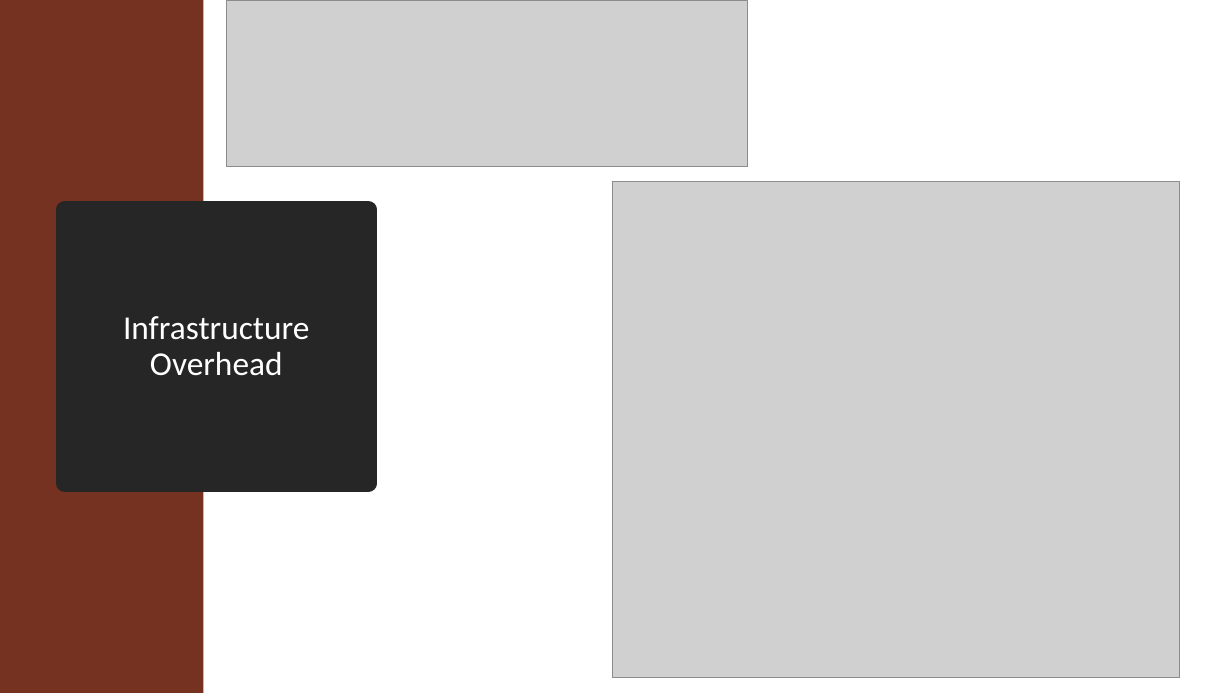
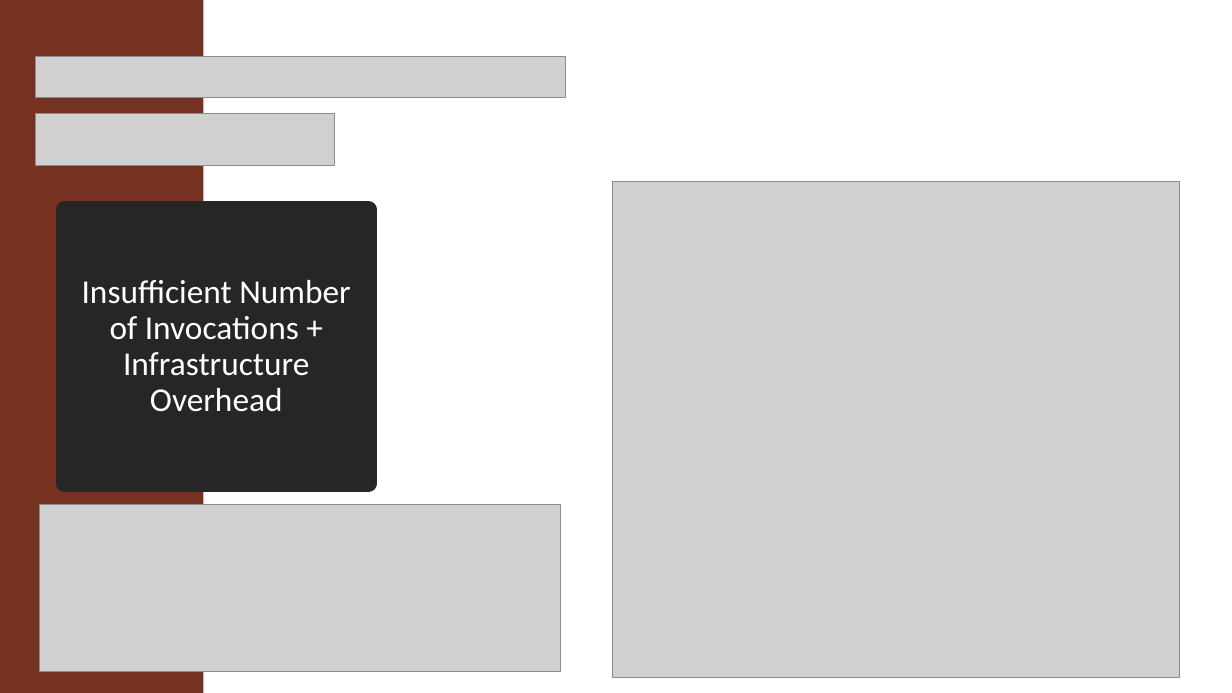
Before and after one commit to sheltertake/dotbench-workshop, a slide deck: slide 15 of 02-benchmark-why/common-pitfalls.pptx. Drawn at 1232x693 pixels with LibreOffice and Linux fonts; fonts in the diff are those of the drawing; grey boxes stand for pictures. Boxes give left, top, right and bottom in pixels: in the first picture for what was removed or moved away, otherwise in the second. Text is boxed around its words. In the diff, an @@ line names an element or a change of style, - is before the commit and + after.

```diff
--- a/02-benchmark-why/common-pitfalls.pptx
+++ b/02-benchmark-why/common-pitfalls.pptx
@@ picture added at <box>36,56,567,98</box> @@
@@ picture added at <box>36,114,335,165</box> @@
@@ title at <box>82,280,350,412</box>: text changed @@
-Infrastructure Overhead
+Insufficient Number of Invocations + Infrastructure Overhead
@@ picture: place and size @@
-picture at <box>226,0,748,166</box>
+picture at <box>40,505,561,671</box>
```
Also in this commit, not shown: 16 other slides changed, 5 other files.
